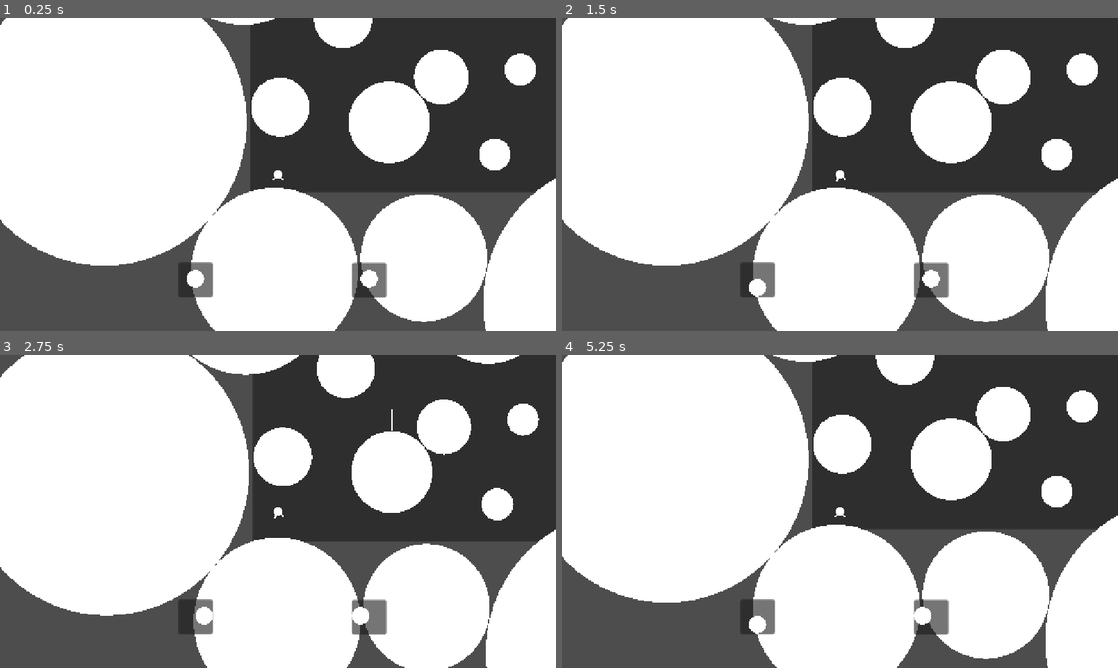
Above: before the commit, frames 1-4 (two rows, left to right).
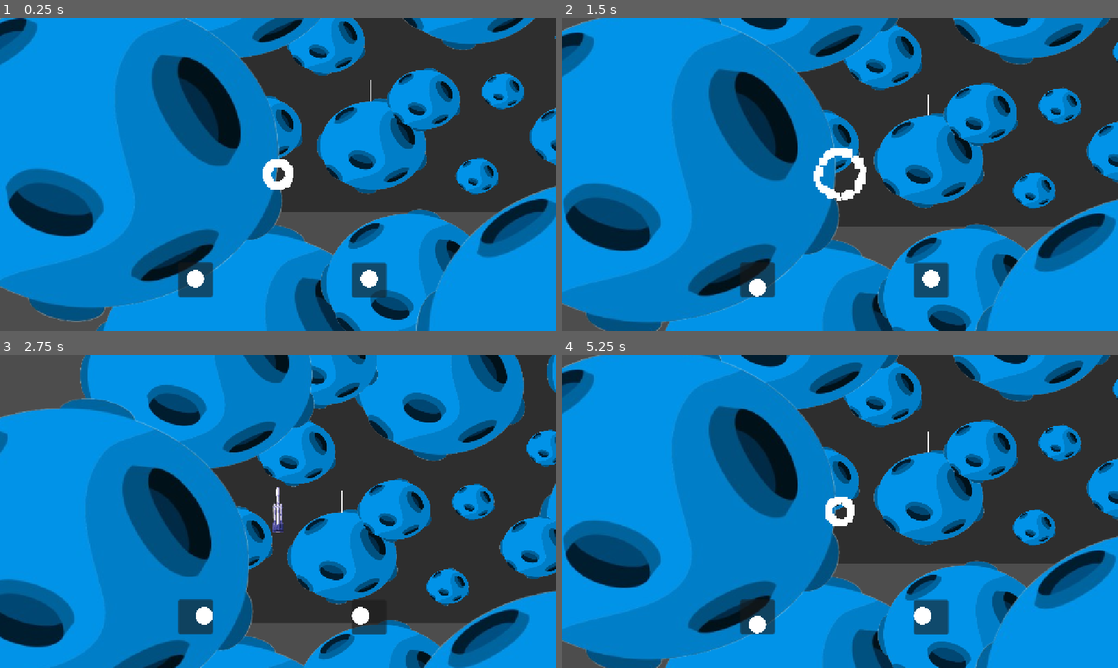
Above: after the commit, the same moments.

Repository: HeryShaman/MielJam
Game: Godot game, scene res://Scènes/Niveaux/Level1.tscn
The game is run twice, just before and just after one commit, with the same random seed, the same clock (stepped at 60 frames per second) and the same inputs. This scene is started directly instead of the project's main scene.
Inputs:
- Up to frame 1 (0.25 s): no input
- Up to frame 2 (1.5 s): hold D (right 1) 0.53-1.28 s; hold Down (backward 2) 0.53-1.28 s; hold S (backward 1) from 1.28 s (still down); tap Up (forward 2) at 1.35 s
- Up to frame 3 (2.75 s): release S (backward 1) at 2.03 s; hold D (right 1) from 2.03 s (still down); hold Left (left 2) from 2.03 s (still down)
- Up to frame 4 (5.25 s): release D (right 1) at 2.78 s; release Left (left 2) at 2.78 s; hold Z (forward 1) 2.78-3.53 s; tap Right (right 2) at 2.85 s; hold Down (backward 2) 3.53-4.28 s; hold Q (left 1) 3.53-5.03 s; tap Up (forward 2) at 4.35 s; hold S (backward 1) from 5.03 s (still down); hold Left (left 2) from 5.03 s (still down)

The runs differ from the first frame. In frame 1, 85% of the frame differs, in the area x 0-100%, y 0-100%; in frame 2, 88%; in frame 3, 90%; in frame 4, 88%.

Commit message:
Art Files

Diff:
--- a/Scènes/Assets/Asteroid.tscn
+++ b/Scènes/Assets/Asteroid.tscn
@@ -1,18 +1,17 @@
 [gd_scene load_steps=3 format=3 uid="uid://blx111f2nfqno"]
 
-[sub_resource type="SphereMesh" id="SphereMesh_enlrw"]
-radius = 5.0
-height = 10.0
+[ext_resource type="Texture2D" uid="uid://xcbj1q4muhdc" path="res://Shaders/Asteroid.png" id="1_lwv1b"]
 
 [sub_resource type="CircleShape2D" id="CircleShape2D_yjbqy"]
 radius = 200.0
 
 [node name="Asteroid" type="StaticBody2D" groups=["Environnement"]]
 
-[node name="MeshInstance2D" type="MeshInstance2D" parent="."]
-scale = Vector2(38.45463, 38.686752)
-mesh = SubResource("SphereMesh_enlrw")
+[node name="Sprite2D" type="Sprite2D" parent="."]
+scale = Vector2(1.1200001, 1.1200001)
+texture = ExtResource("1_lwv1b")
 
 [node name="CollisionShape2D" type="CollisionShape2D" parent="."]
-scale = Vector2(0.97196174, 0.97196174)
+position = Vector2(8, 16)
+scale = Vector2(1.2650174, 1.0519618)
 shape = SubResource("CircleShape2D_yjbqy")
--- a/Scènes/Niveaux/Level1.tscn
+++ b/Scènes/Niveaux/Level1.tscn
@@ -43,7 +43,8 @@
 [node name="Environnement" type="Node2D" parent="." groups=["Environnement"]]
 
 [node name="Asteroid" parent="." instance=ExtResource("3_i1mna")]
-position = Vector2(-8, 224)
+position = Vector2(-40, 352)
+scale = Vector2(1.3582412, 1.3582412)
 
 [node name="Asteroid17" parent="." instance=ExtResource("3_i1mna")]
 position = Vector2(969, -211)
--- /dev/null
+++ b/Scènes/Niveaux/Niveau1.tscn
@@ -0,0 +1,32 @@
+[gd_scene load_steps=7 format=3 uid="uid://dd50lasug0q0b"]
+
+[ext_resource type="PackedScene" uid="uid://d1q0aron3h1bb" path="res://Scènes/Player/User_Interface.tscn" id="1_vv81f"]
+[ext_resource type="PackedScene" uid="uid://1revtuskc1fl" path="res://Scènes/Player/Ship.tscn" id="2_xcn68"]
+[ext_resource type="AudioStream" uid="uid://b1ywycft7wwsu" path="res://Sons/launch_sound.wav" id="3_xeads"]
+[ext_resource type="AudioStream" uid="uid://do1ufgyyx0r3b" path="res://Sons/land_sound.wav" id="4_a85uk"]
+[ext_resource type="AudioStream" uid="uid://c5b05j528txdt" path="res://Sons/explosion_sound.wav" id="5_usa0s"]
+[ext_resource type="AudioStream" uid="uid://qoe627xmxs1o" path="res://Sons/fly_loop_3.wav" id="6_2adox"]
+
+[node name="LEVEL1" type="Node2D"]
+
+[node name="UI" parent="." instance=ExtResource("1_vv81f")]
+
+[node name="CharacterBody2D" parent="." instance=ExtResource("2_xcn68")]
+
+[node name="sfx_moveForward" type="AudioStreamPlayer" parent="CharacterBody2D"]
+stream = ExtResource("3_xeads")
+volume_db = -7.0
+
+[node name="sfx_moveBackward" type="AudioStreamPlayer" parent="CharacterBody2D"]
+stream = ExtResource("4_a85uk")
+volume_db = -7.0
+
+[node name="sfx_death_explode" type="AudioStreamPlayer" parent="CharacterBody2D"]
+stream = ExtResource("5_usa0s")
+volume_db = -2.0
+
+[node name="sfx_fly_loop" type="AudioStreamPlayer" parent="CharacterBody2D"]
+stream = ExtResource("6_2adox")
+volume_db = -3.0
+
+[node name="Environnement" type="Node2D" parent="."]
--- a/Scènes/Player/Ship.tscn
+++ b/Scènes/Player/Ship.tscn
@@ -1,20 +1,14 @@
-[gd_scene load_steps=7 format=3 uid="uid://1revtuskc1fl"]
+[gd_scene load_steps=6 format=3 uid="uid://1revtuskc1fl"]
 
 [ext_resource type="Script" uid="uid://dvab6ufm71mqp" path="res://Scripts/Player/Ship_Movement.gd" id="1_shlol"]
 [ext_resource type="PackedScene" uid="uid://couuyph11gi1q" path="res://Scènes/VFX/Explosion_VFX.tscn" id="2_4lrvr"]
-
-[sub_resource type="SphereMesh" id="SphereMesh_shlol"]
-radius = 10.0
-height = 20.0
-
-[sub_resource type="QuadMesh" id="QuadMesh_shlol"]
-size = Vector2(10, 10)
+[ext_resource type="Texture2D" uid="uid://b6ktmn23kfobo" path="res://Shaders/Player Sprite.png" id="3_glnwb"]
 
 [sub_resource type="RectangleShape2D" id="RectangleShape2D_shlol"]
-size = Vector2(6, 14)
+size = Vector2(25.5, 7)
 
 [sub_resource type="CircleShape2D" id="CircleShape2D_shlol"]
-radius = 9.0
+radius = 22.543993
 
 [node name="CharacterBody2D" type="CharacterBody2D" groups=["Player"]]
 script = ExtResource("1_shlol")
@@ -24,29 +18,33 @@
 
 [node name="PlayerModel" type="Node2D" parent="."]
 
-[node name="MeshInstance2D" type="MeshInstance2D" parent="PlayerModel"]
-rotation = -0.006714331
-mesh = SubResource("SphereMesh_shlol")
-
-[node name="MeshInstance2D2" type="MeshInstance2D" parent="PlayerModel"]
-position = Vector2(8, 10)
-scale = Vector2(0.5, 0.99999994)
-skew = -0.74176496
-mesh = SubResource("QuadMesh_shlol")
-
-[node name="MeshInstance2D3" type="MeshInstance2D" parent="PlayerModel"]
-position = Vector2(-8, 10)
-scale = Vector2(0.5, 0.99999994)
-skew = 0.7417649
-mesh = SubResource("QuadMesh_shlol")
+[node name="PlayerSprite" type="Sprite2D" parent="PlayerModel"]
+position = Vector2(0, -4.0758495)
+scale = Vector2(0.3, 0.3)
+texture = ExtResource("3_glnwb")
 
 [node name="LaunchCol" type="CollisionShape2D" parent="."]
-position = Vector2(0, 7)
+position = Vector2(0, 41.999996)
+scale = Vector2(1, 1.0058734)
 shape = SubResource("RectangleShape2D_shlol")
 
 [node name="Area2D" type="Area2D" parent="." groups=["Player"]]
+position = Vector2(0, -16)
+scale = Vector2(0.6800009, 0.6800009)
 
 [node name="RocketCol" type="CollisionShape2D" parent="Area2D"]
+position = Vector2(0, -27)
+scale = Vector2(0.53229254, 1.2407674)
+shape = SubResource("CircleShape2D_shlol")
+
+[node name="Area2D2" type="Area2D" parent="." groups=["Player"]]
+position = Vector2(0, -5)
+scale = Vector2(1.0455627, 1.1255635)
+
+[node name="RocketCol" type="CollisionShape2D" parent="Area2D2"]
+position = Vector2(0, 12.999999)
+scale = Vector2(0.53229254, 1.2407674)
 shape = SubResource("CircleShape2D_shlol")
 
 [connection signal="body_entered" from="Area2D" to="." method="OnRocketCollision"]
+[connection signal="body_entered" from="Area2D2" to="." method="OnRocketCollision"]
Not shown: 1 places in Scènes/Niveaux/Level1.tscn that only renumber resources
Binary file added: Shaders/Asteroid.png
Not shown, added: Shaders/Asteroid.png.import
Binary file added: Shaders/Player Sprite.png
Not shown, added: Shaders/Player Sprite.png.import
